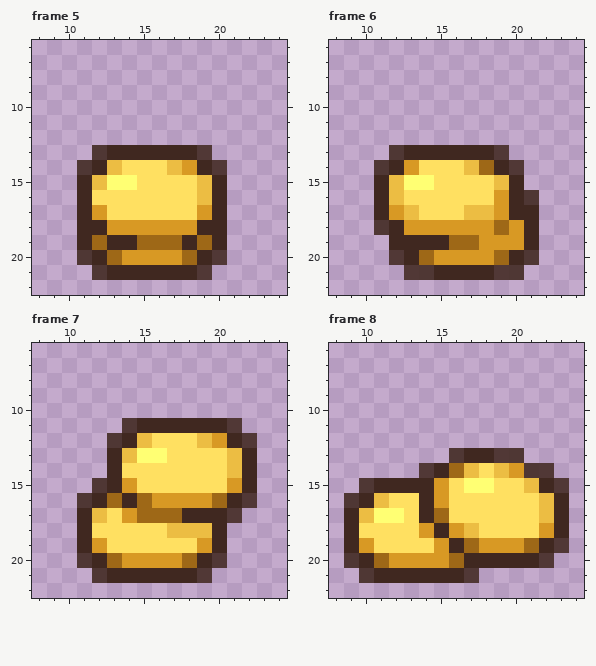
Two versions of one pixel-art file, Dungeon/Content/Textures/Money.aseprite. Above, as it was before the edit.
32x32 pixels, 20 frames. Shown: frame 5: x 8..24, y 6..22; frame 6: x 8..24, y 6..22; frame 7: x 8..24, y 6..22; frame 8: x 8..24, y 6..22. The commit also changed other frames, which this record leaves out.
The same view after the edit:
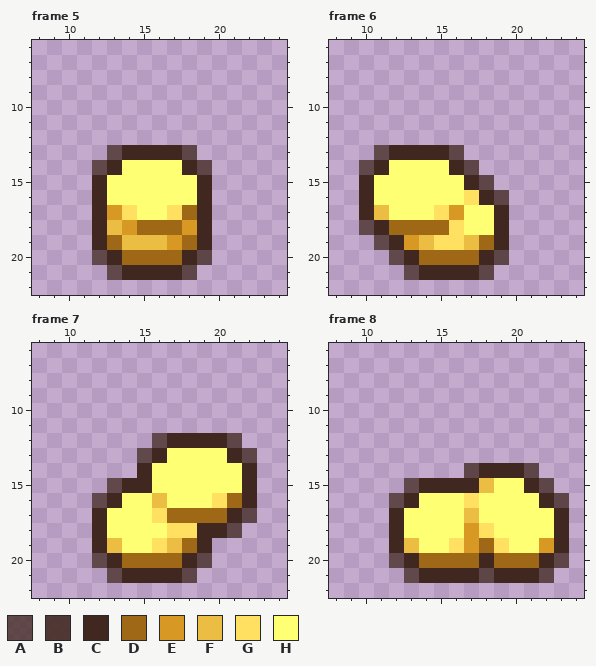
Palette (. is transparent): A #402820bf  B #402820df  C #402820  D #9e6817  E #d89924  F #ecbd43  G #ffe061  H #ffff73
Edits made:
Changed rows in their new state; - is an unchanged pixel.
Frame 5:
first column x 11:
13 -.A----A.-
14 .ACHHHHCA.
15 .C--HHHHC.
16 .CHHHHHHC.
17 .CE-HH-DC.
18 .-F-DDD--.
19 .CDFFFEDC.
20 .ACDDDDCA.
21 -.A----A.-
Frame 6:
first column x 10:
13 -AC---A...--
14 ACHHHHCA...-
15 CHH--HHCA..-
16 CHHHHHH-CA..
17 CFHHH-EHHC..
18 ACDDDDGHHC..
19 -A-EFGGFDC..
20 --A--DDDCA..
21 ---AC---A..-
Frame 7:
first column x 11:
11 ---........-
12 --...ACCCCA.
13 --..ACHHHHCA
14 --..CHHHHHH-
15 -.ACCHHHHHH-
16 .ACHHFHHHGDC
17 .CHHHG-DDDCA
18 .CHHHHGGC-A-
19 .CFHH-FDC.--
20 .ACDDDDCA.--
21 -.A----A.---
Frame 8:
first column x 9:
13 -------.....---
14 -----...ACCCA.-
15 -...A-CCCFHHCA.
16 ...ACHHH-HHHHCA
17 ...CHHHHFHHHHH-
18 ...CHHHHE-HHHH-
19 ...CFHHGEDGHHEC
20 ...ACDD-D-DDDCA
21 -...A---CACCCA-
